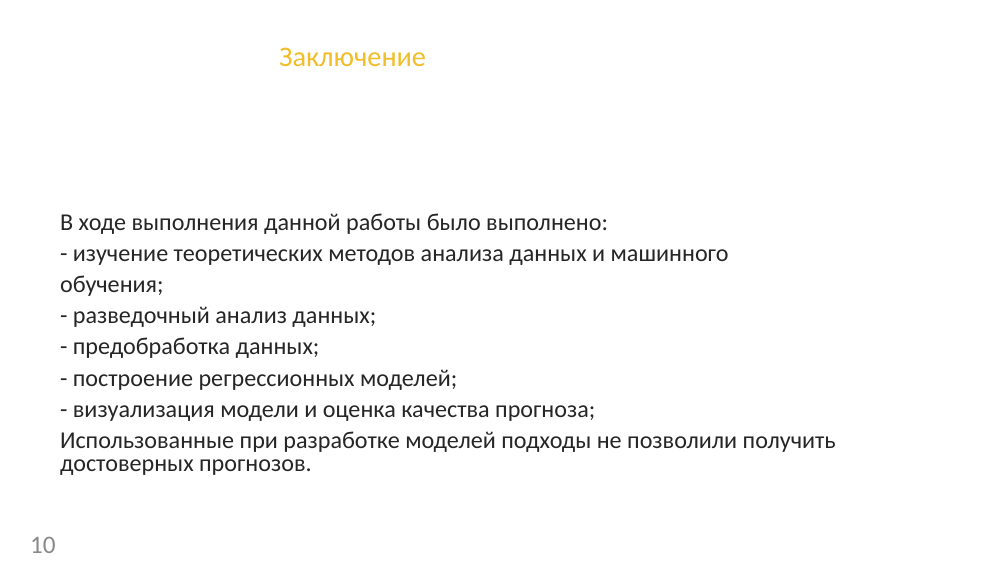
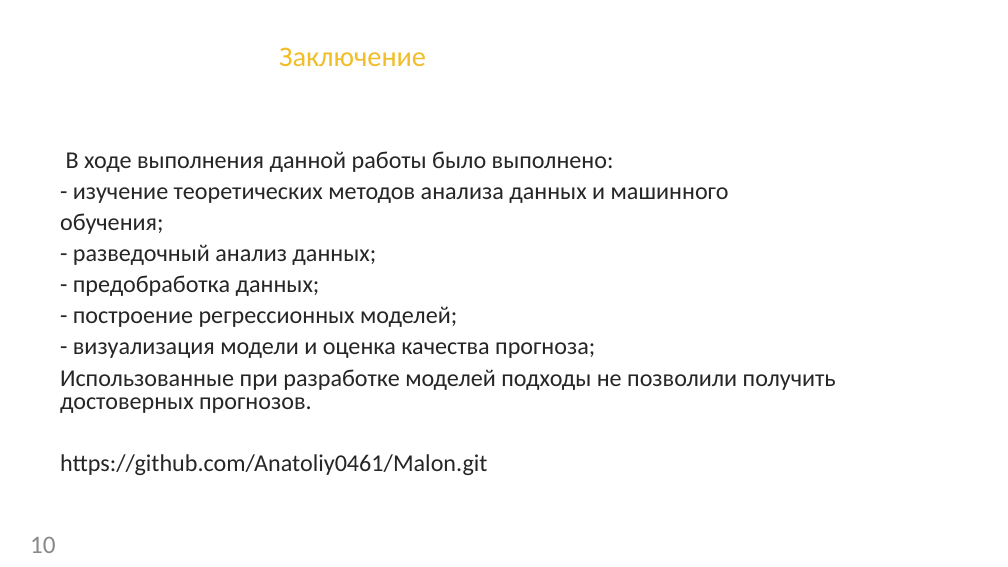
Before and after one commit to Anatoliy0461/Malon, a slide deck: slide 10 of MyPres.pptx. Drawn at 1008x567 pixels with LibreOffice and Linux fonts; fonts in the diff are those of the drawing; background and template pictures are left out. Boxes give left, top, right and bottom in pixels: in the first picture for what was removed or moved away, otherwise in the second. Text is boxed around its words. In the diff, an @@ line names an element or a change of style, - is before the commit and + after.

```diff
--- a/MyPres.pptx
+++ b/MyPres.pptx
@@ text at box(60, 454, 487, 475): paragraph added @@
+https://github.com/Anatoliy0461/Malon.git
```
